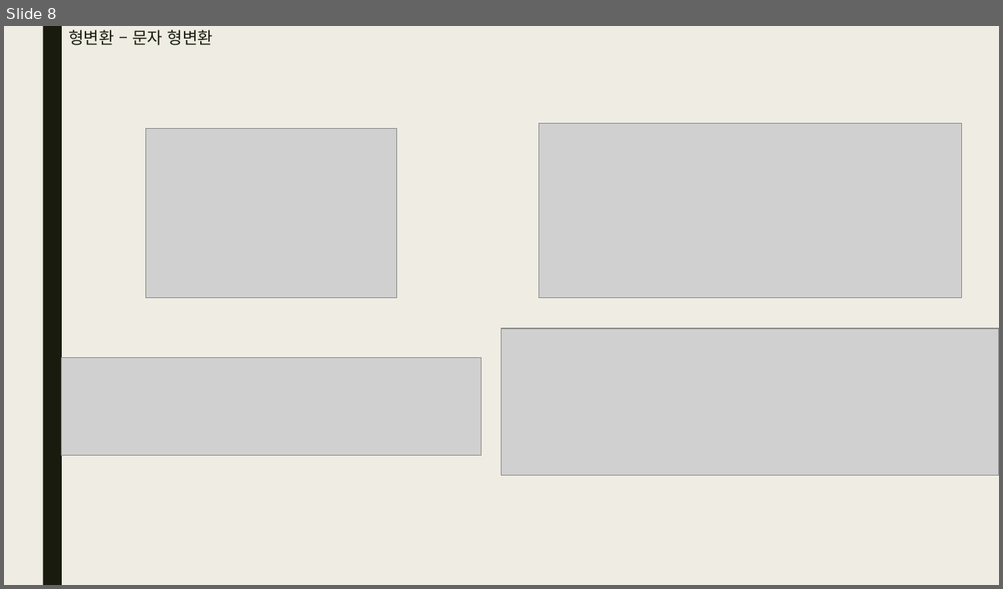
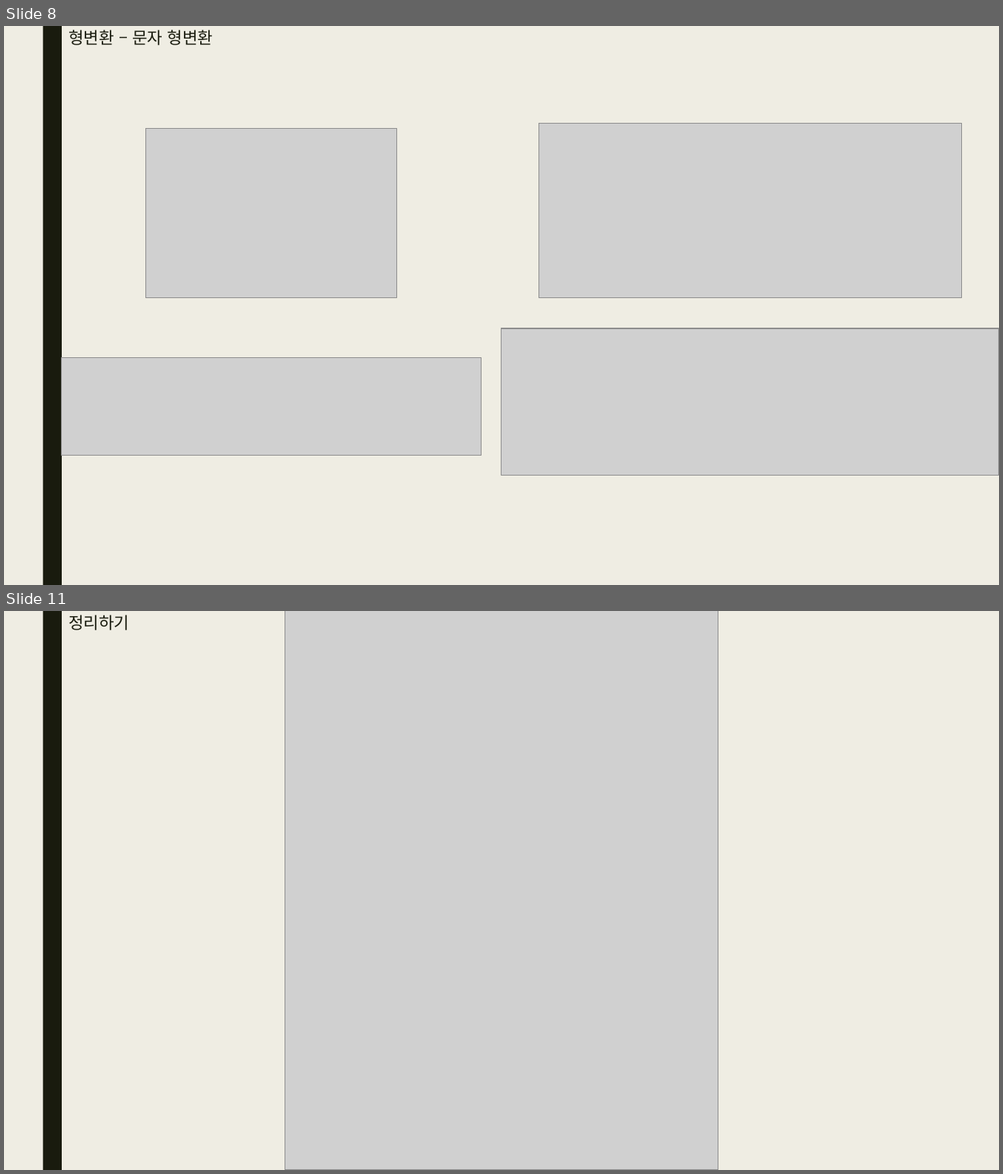
Before and after one commit to bino0130/politec-python, a slide deck: 파이썬 과제/파이썬 4강 과제 남정현.pptx. Shown one above the other, each under a label of ours: slide 8 before the commit, slides 8 and 11 after it; the slides between them are not shown. The pictures are 1003x589 and 1003x1174 pixels, drawn with LibreOffice and Linux fonts; fonts in the diff are those of the drawing; grey boxes stand for pictures. Boxes give left, top, right and bottom in pixels: in the first picture for what was removed or moved away, otherwise in the second. Text is boxed around its words. In the diff, an @@ line names an element or a change of style, - is before the commit and + after.

```diff
--- a/파이썬 과제/파이썬 4강 과제 남정현.pptx
+++ b/파이썬 과제/파이썬 4강 과제 남정현.pptx
@@ slide 11 added at <box>4,611,999,1170</box>, background #EFEDE3; not listed: 1 template element that a slide beside it also shows @@
@@ title added at <box>68,615,129,630</box>, 16 pt, text #191B0E @@
+정리하기
@@ picture added at <box>284,611,718,1170</box> @@
```
Also in this commit, not shown: 1 slide changed, 1 other slide added.
